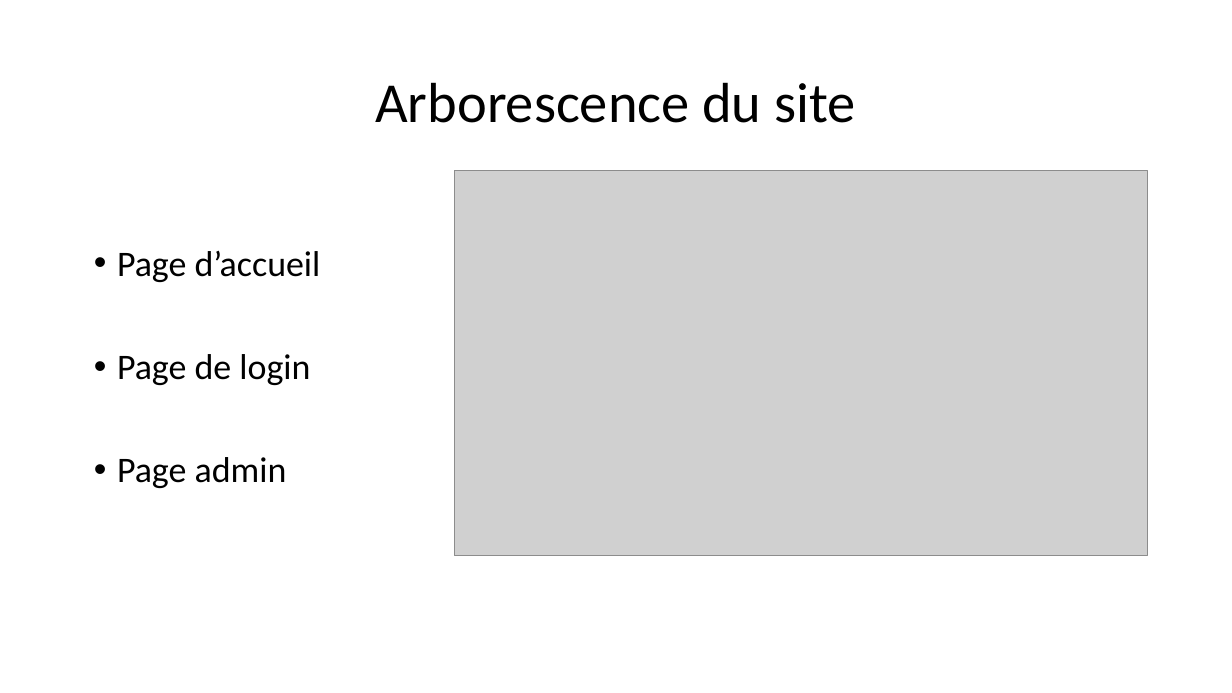
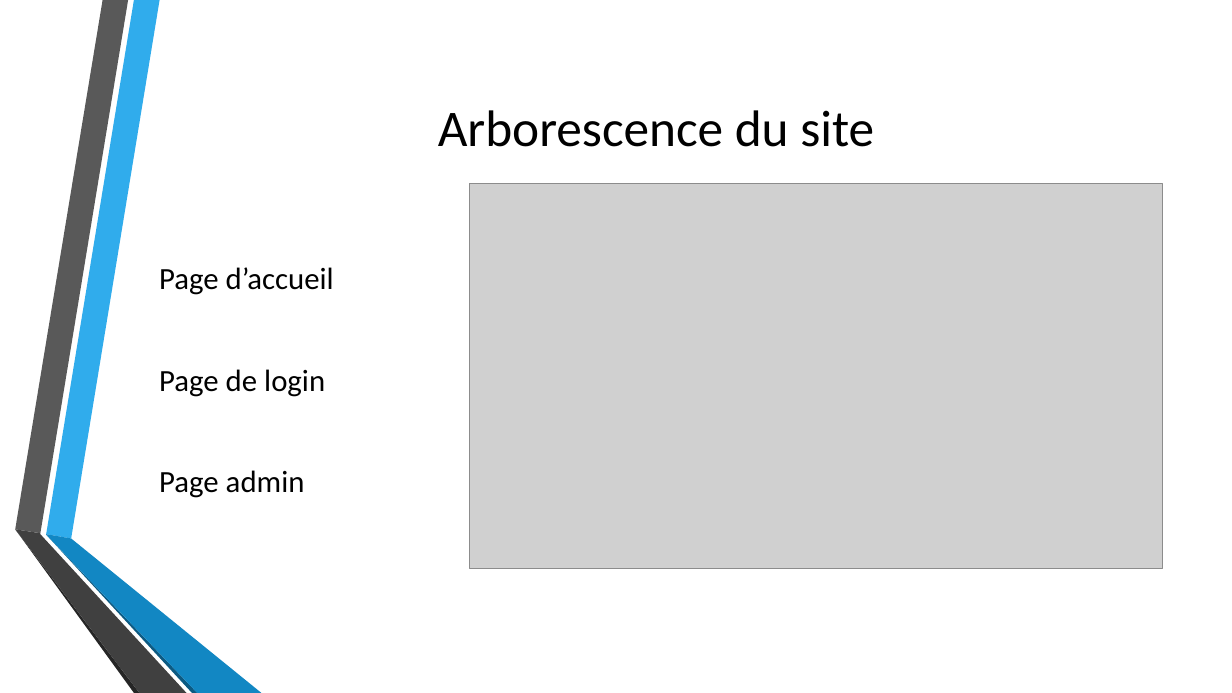
Before and after one commit to Thibaut-Comte/projetIT, a slide deck: slide 10 of PrésentationBourseEchangeSCPI.pptx. Drawn at 1232x693 pixels with LibreOffice and Linux fonts; fonts in the diff are those of the drawing; grey boxes stand for pictures; background and template pictures are left out. Boxes give left, top, right and bottom in pixels: in the first picture for what was removed or moved away, otherwise in the second. Text is boxed around its words. In the diff, an @@ line names an element or a change of style, - is before the commit and + after.

```diff
--- a/PrésentationBourseEchangeSCPI.pptx
+++ b/PrésentationBourseEchangeSCPI.pptx
@@ text "Arborescence du site": place and size @@
-text "Arborescence du site" at [375,82,855,123]
+text "Arborescence du site" at [438,110,874,147]
@@ text "Arborescence du site" at [438,110,874,147]: size 44 to 40 pt; line spacing 0.9 to 1 @@
@@ text "Page d’accueil": place and size @@
-text "Page d’accueil" at [117,250,321,488]
+text "Page d’accueil" at [159,267,334,498]
@@ text "Page d’accueil" at [159,267,334,498]: size 28 to 24 pt; bullet • to none; line spacing 0.9 to 1; vertical alignment top to middle @@
@@ picture: place and size @@
-picture at [455,171,1148,556]
+picture at [470,184,1163,569]
@@ group added at [15,0,262,693]: 6 freeform shapes @@
```
Also in this commit, not shown: 19 other slides changed.
